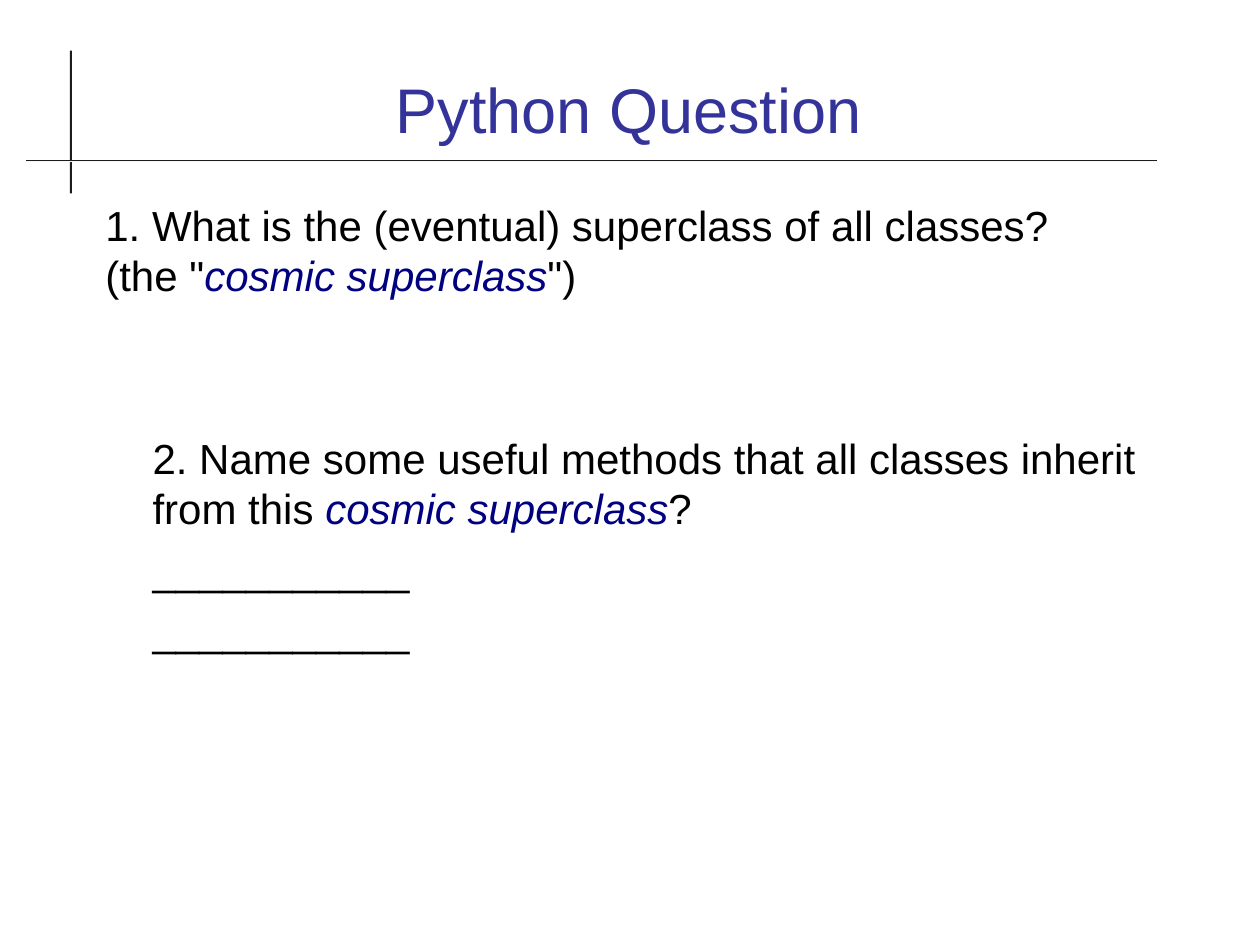
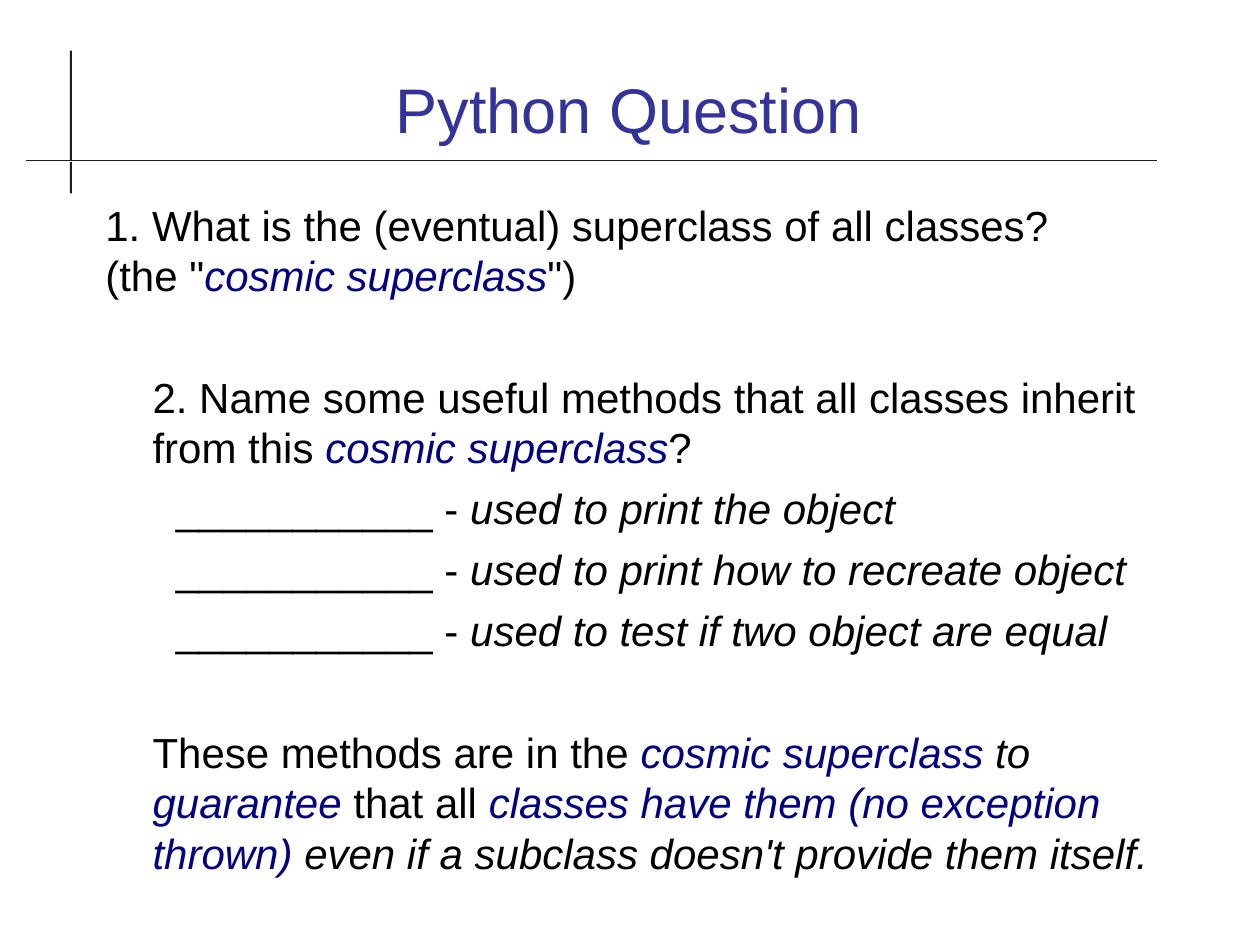
Before and after one commit to cpske/ISP, a slide deck: slide 32 of uml/UML-Class-Diagram.odp. Drawn at 1260x945 pixels with LibreOffice and Linux fonts; fonts in the diff are those of the drawing. Boxes give left, top, right and bottom in pixels: in the first picture for what was removed or moved away, otherwise in the second. Text is boxed around its words. In the diff, an @@ line names an element or a change of style, - is before the commit and + after.

Commit message:
improve class diagram slides

```diff
--- a/uml/UML-Class-Diagram.odp
+++ b/uml/UML-Class-Diagram.odp
@@ text at (153,493,1148,877): text changed; italic on @@
-___________
-___________
+___________ - used to print the object
+___________ - used to print how to recreate object
+___________ - used to test if two object are equal
+These methods are in the cosmic superclass to guarantee that all classes have them (no exception thrown) even if a subclass doesn't provide them itself.
```
Also in this commit, not shown: 8 other slides changed, 1 other file.
